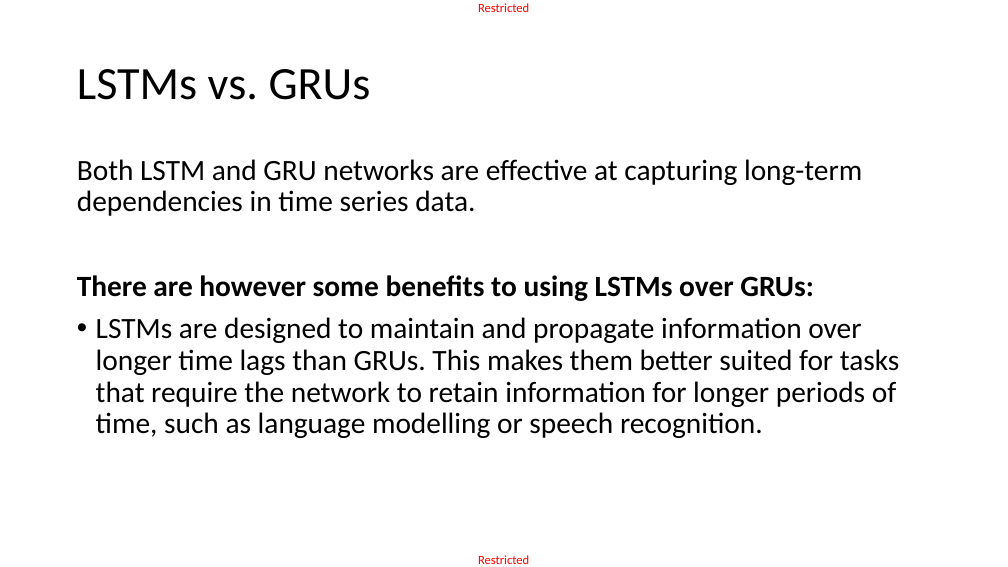
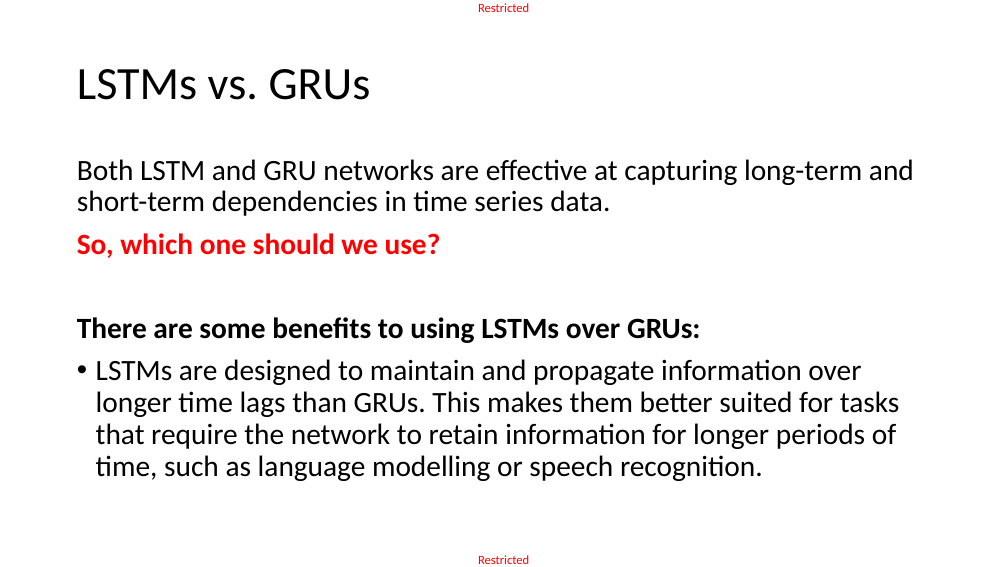
Before and after one commit to matthieudemari/SUTD_DL_50_039, a slide deck: slide 43 of W6/2. W6S2 final/W6S2.pptx. Drawn at 1008x567 pixels with LibreOffice and Linux fonts; fonts in the diff are those of the drawing. Boxes give left, top, right and bottom in pixels: in the first picture for what was removed or moved away, otherwise in the second. Text is boxed around its words. In the diff, an @@ line names an element or a change of style, - is before the commit and + after.

```diff
--- a/W6/2. W6S2 final/W6S2.pptx
+++ b/W6/2. W6S2 final/W6S2.pptx
@@ text at bbox=[77, 159, 914, 343]: text changed @@
-Both LSTM and GRU networks are effective at capturing long-term dependencies in time series data.
-There are however some benefits to using LSTMs over GRUs:
+Both LSTM and GRU networks are effective at capturing long-term and short-term dependencies in time series data.
+So, which one should we use?
+There are some benefits to using LSTMs over GRUs:
```
Also in this commit, not shown: 4 other slides changed, 8 other files.
